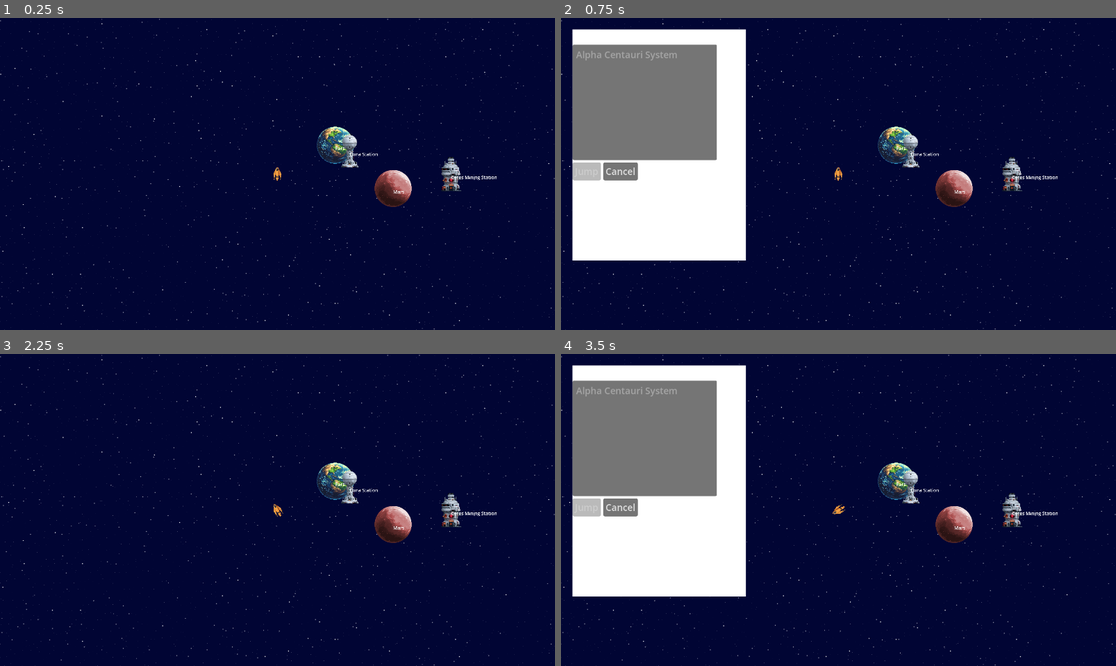
Above: before the commit, frames 1-4 (two rows, left to right).
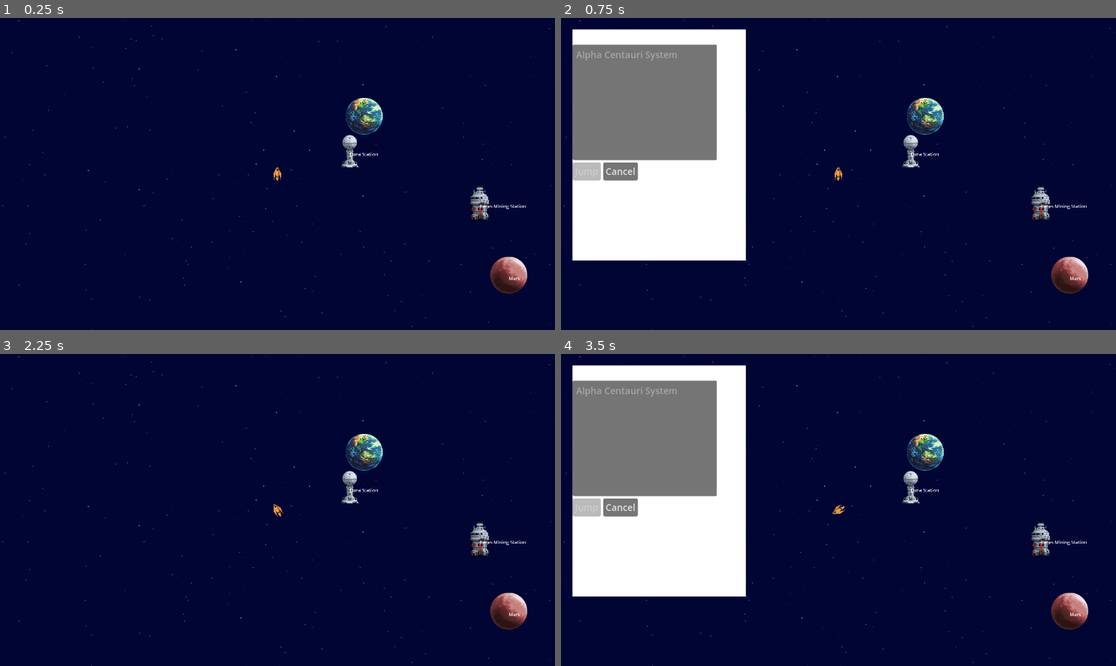
Above: after the commit, the same moments.

Repository: krets/GN_Prototype
Game: Godot game, scene res://scenes/Main.tscn
Same seed, same stepped clock (60 frames per second), same inputs: the game is played once before the commit and once after it.
Inputs:
- Up to frame 1 (0.25 s): no input
- Up to frame 2 (0.75 s): tap Enter at 0.5 s; hold Right (turn_right) from 0.53 s (still down); hold H (hyperspace) from 0.53 s (still down)
- Up to frame 3 (2.25 s): release Right (turn_right) at 1.25 s; release H (hyperspace) at 1.25 s; click "Cancel" at 1.25 s; tap Space (interact) at 2, 2.1 s; hold Left (turn_left) from 2.03 s (still down)
- Up to frame 4 (3.5 s): tap Enter at 2.75 s; release Left (turn_left) at 2.78 s; hold Right (turn_right) from 2.78 s (still down); hold H (hyperspace) from 2.78 s (still down)

The runs differ from the first frame. In frame 1, 3.6% of the frame differs, in the area x 0-100%, y 0-100%; in frame 2, 3.5%; in frame 3, 3.6%; in frame 4, 3.5%.

Commit message:
Nicer looking stars and systems

Diff:
--- a/data/universe.json
+++ b/data/universe.json
@@ -21,7 +21,7 @@
 		  "name": "Earth",
 		  "type": "planet",
 		  "description": "The blue marble, humanity's homeworld",
-		  "position": { "x": 200, "y": -100 },
+		  "position": { "x": 300, "y": -200 },
 		  "sprite": "res://sprites/planets/earth.png",
 		  "can_land": true,
 		  "services": ["shipyard", "outfitter", "commodity_exchange", "mission_computer"],
@@ -47,7 +47,7 @@
 		  "name": "Mars",
 		  "type": "planet",
 		  "description": "The red planet, now a bustling colony world",
-		  "position": { "x": 400, "y": 50 },
+		  "position": { "x": 800, "y": 350 },
 		  "sprite": "res://sprites/planets/mars.png",
 		  "can_land": true,
 		  "services": ["shipyard", "outfitter", "commodity_exchange", "mission_computer"],
@@ -60,7 +60,7 @@
 		  "name": "Ceres Mining Station",
 		  "type": "station",
 		  "description": "A rough mining outpost in the asteroid belt",
-		  "position": { "x": 600, "y": 0 },
+		  "position": { "x": 700, "y": 100 },
 		  "sprite": "res://sprites/stations/mining_station.png",
 		  "can_land": true,
 		  "services": ["outfitter", "commodity_exchange", "bar"],
@@ -92,7 +92,7 @@
 		  "name": "New Geneva",
 		  "type": "planet",
 		  "description": "A terraformed world orbiting Proxima Centauri",
-		  "position": { "x": -200, "y": 100 },
+		  "position": { "x": -500, "y": 300 },
 		  "sprite": "res://sprites/planets/new_geneva.png",
 		  "can_land": true,
 		  "services": ["shipyard", "outfitter", "commodity_exchange", "mission_computer"],
@@ -118,7 +118,7 @@
 		  "name": "Research Station Kepler",
 		  "type": "station",
 		  "description": "A scientific research facility studying the binary star system",
-		  "position": { "x": -400, "y": -200 },
+		  "position": { "x": -800, "y": -300 },
 		  "sprite": "res://sprites/stations/research_station.png",
 		  "can_land": true,
 		  "services": ["outfitter", "bar"],
--- a/scenes/ParallaxStarfield.tscn
+++ b/scenes/ParallaxStarfield.tscn
@@ -5,26 +5,26 @@
 [sub_resource type="ShaderMaterial" id="ShaderMaterial_obgmf"]
 shader = ExtResource("2_mx1rw")
 shader_parameter/star_density = 0.0641
-shader_parameter/star_brightness = 0.234
-shader_parameter/star_size = 1.406
-shader_parameter/twinkle_speed = 0.0
+shader_parameter/star_brightness = 0.264
+shader_parameter/star_size = 1.901
+shader_parameter/twinkle_speed = 0.129
 shader_parameter/world_offset = Vector2(0, 0)
 shader_parameter/tile_size = 200.0
 
 [sub_resource type="ShaderMaterial" id="ShaderMaterial_mx1rw"]
 shader = ExtResource("2_mx1rw")
 shader_parameter/star_density = 0.0841
-shader_parameter/star_brightness = 0.5
-shader_parameter/star_size = 3.881
-shader_parameter/twinkle_speed = 0.0
+shader_parameter/star_brightness = 0.241
+shader_parameter/star_size = 4.178
+shader_parameter/twinkle_speed = 0.109
 shader_parameter/world_offset = Vector2(0, 0)
 shader_parameter/tile_size = 200.0
 
 [sub_resource type="ShaderMaterial" id="ShaderMaterial_uikql"]
 shader = ExtResource("2_mx1rw")
 shader_parameter/star_density = 0.0301
-shader_parameter/star_brightness = 0.7
-shader_parameter/star_size = 4.772
+shader_parameter/star_brightness = 0.551
+shader_parameter/star_size = 3.089
 shader_parameter/twinkle_speed = 0.0
 shader_parameter/world_offset = Vector2(0, 0)
 shader_parameter/tile_size = 200.0
@@ -32,8 +32,8 @@
 [sub_resource type="ShaderMaterial" id="ShaderMaterial_65eys"]
 shader = ExtResource("2_mx1rw")
 shader_parameter/star_density = 0.0101
-shader_parameter/star_brightness = 1.294
-shader_parameter/star_size = 2.603
+shader_parameter/star_brightness = 0.94
+shader_parameter/star_size = 1.567
 shader_parameter/twinkle_speed = 0.0
 shader_parameter/world_offset = Vector2(0, 0)
 shader_parameter/tile_size = 50.0
--- a/shaders/StarfieldShader.gdshader
+++ b/shaders/StarfieldShader.gdshader
@@ -26,7 +26,7 @@
 
     // Create variable grid size based on density
     // Higher density = smaller grid cells = more potential star locations
-    float grid_scale = mix(20.0, 200.0, sqrt(star_density * 1.0));
+    float grid_scale = mix(10.0, 200.0, sqrt(star_density * 1.0));
     vec2 grid_pos = floor(world_pos * grid_scale);
     vec2 cell_uv = fract(world_pos * grid_scale);
 
@@ -37,7 +37,7 @@
 
     // Much more direct density control
     // star_density of 0.001 = very sparse, 0.1 = very dense
-    float density_threshold = star_density * 10.0;
+    float density_threshold = star_density * 5.0;
 
     if (star_chance < density_threshold) {
         // Random position within cell
